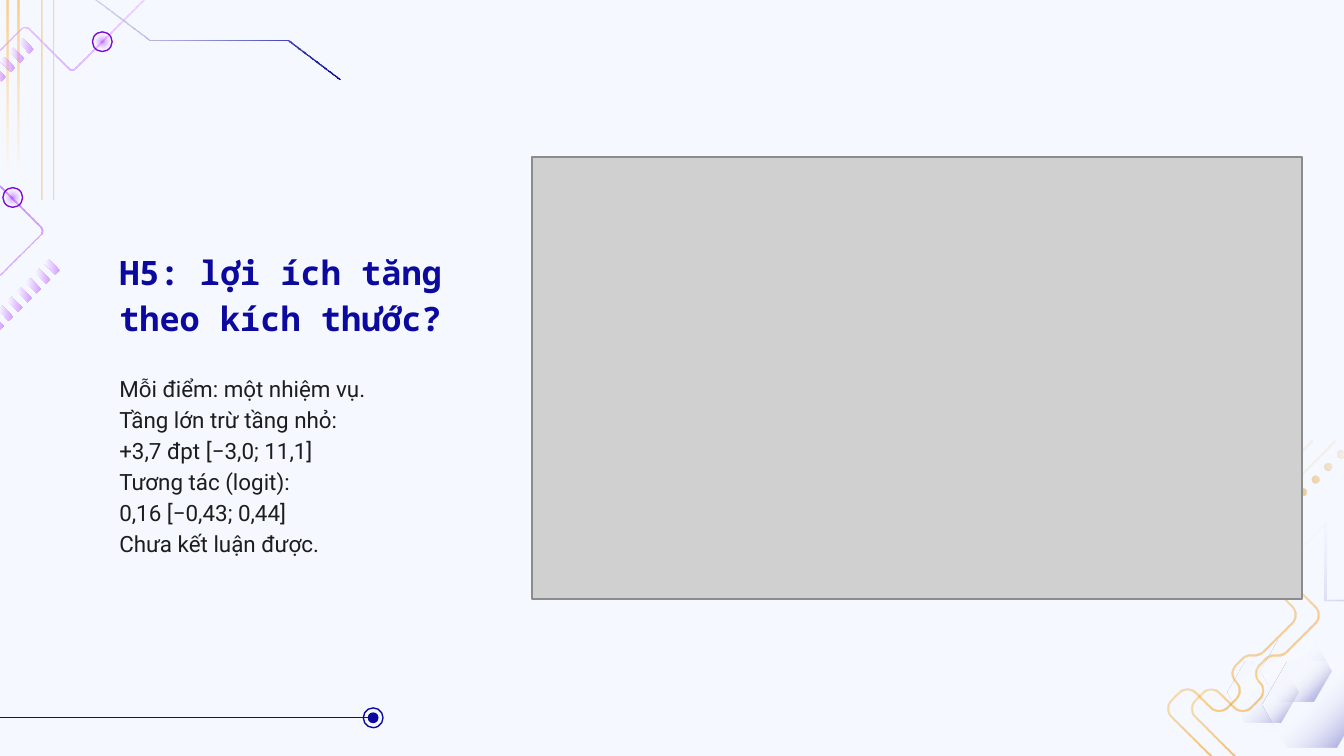
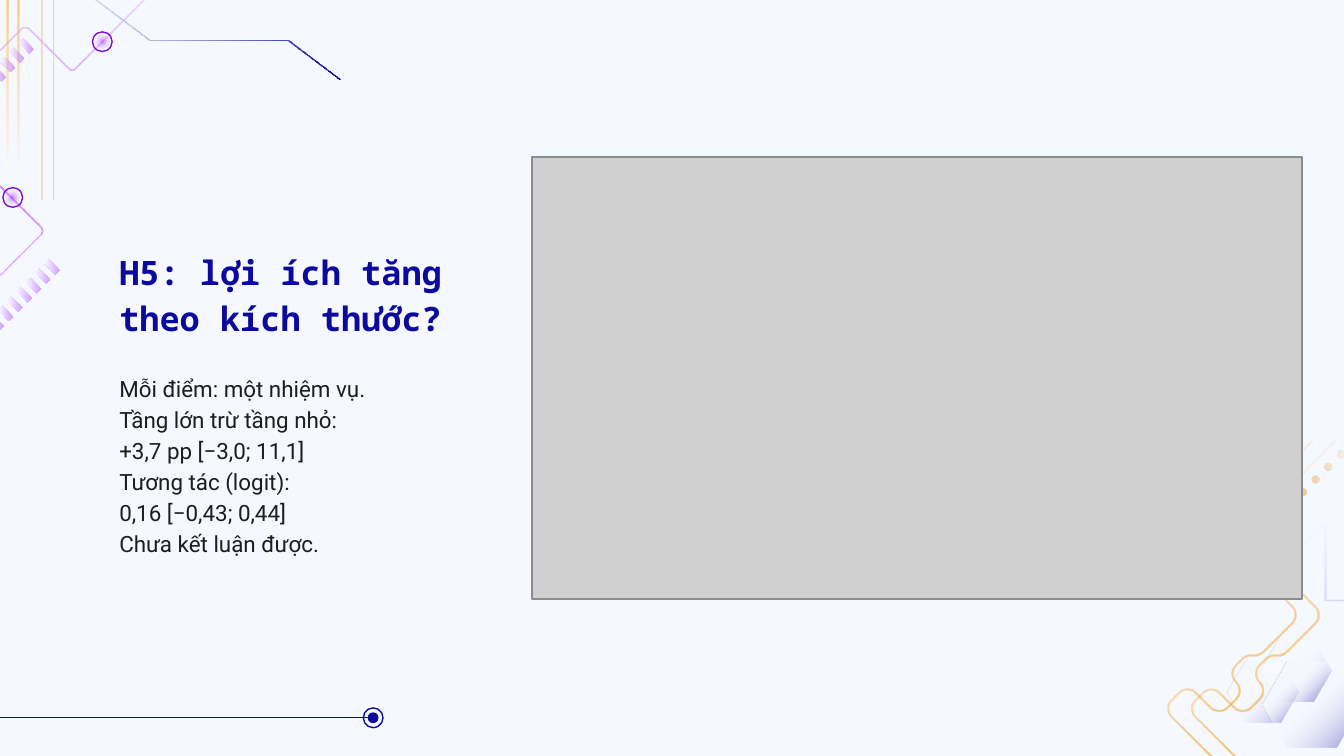
Before and after one commit to doanan293/vipharmind-ai-sdlc-study, a slide deck: slide 20 of docs/presentation/vipharmind-slides.pptx. Drawn at 1344x756 pixels with LibreOffice and Linux fonts; fonts in the diff are those of the drawing; grey boxes stand for pictures; background and template pictures are left out. Boxes give left, top, right and bottom in pixels: in the first picture for what was removed or moved away, otherwise in the second. Text is boxed around its words. In the diff, an @@ line names an element or a change of style, - is before the commit and + after.

```diff
--- a/docs/presentation/vipharmind-slides.pptx
+++ b/docs/presentation/vipharmind-slides.pptx
@@ text at bbox=[119, 378, 365, 556]: text changed @@
-Mỗi điểm: một nhiệm vụ.
-Tầng lớn trừ tầng nhỏ:
-+3,7 đpt [−3,0; 11,1]
-Tương tác (logit):
-0,16 [−0,43; 0,44]
-Chưa kết luận được.
+Mỗi điểm: một nhiệm vụ.
+Tầng lớn trừ tầng nhỏ:
++3,7 pp [−3,0; 11,1]
+Tương tác (logit):
+0,16 [−0,43; 0,44]
+Chưa kết luận được.
```
Also in this commit, not shown: 16 other slides changed, 27 other files.
